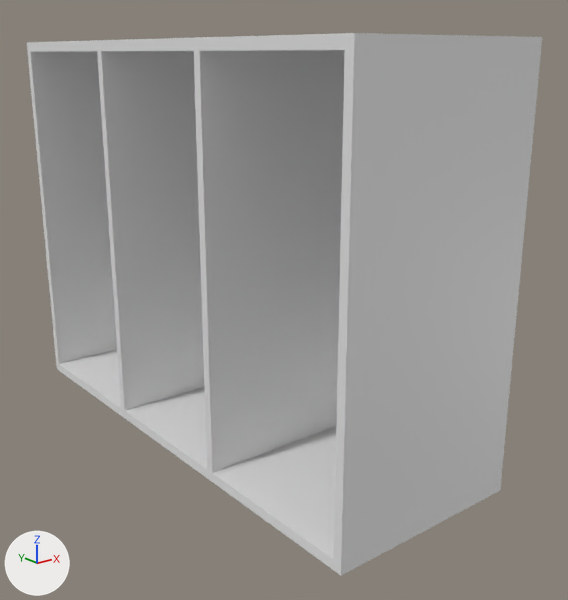
The OBJ model models/shelves/shelves.obj as it was, and as the next commit left it.
Rendered twice from a 50 mm camera at (-0.693, -0.975, 0.279) aimed at (0.036, -0.064, -0.085). Lighting does not change. The marker at lower left points along +X, +Y and +Z. Where no turn or scale is listed for an object, it has been applied to the vertices.

Before the edit, the objects in view are built like this:
```python
me_roomfurniture_03_002_cube_017 = bpy.data.meshes.new('RoomFurniture_03.002_Cube.017')
me_roomfurniture_03_002_cube_017.from_pydata(...)  # 56 vertices, 108 faces; spans x -0.152..0.149, y -0.405..0.404, z -0.302..0.298
ob_roomfurniture_03_002_cube_017 = bpy.data.objects.new('RoomFurniture_03.002_Cube.017', me_roomfurniture_03_002_cube_017)
ob_roomfurniture_03_002_cube_017.location = (0.0, 0.0, 0.0)
```
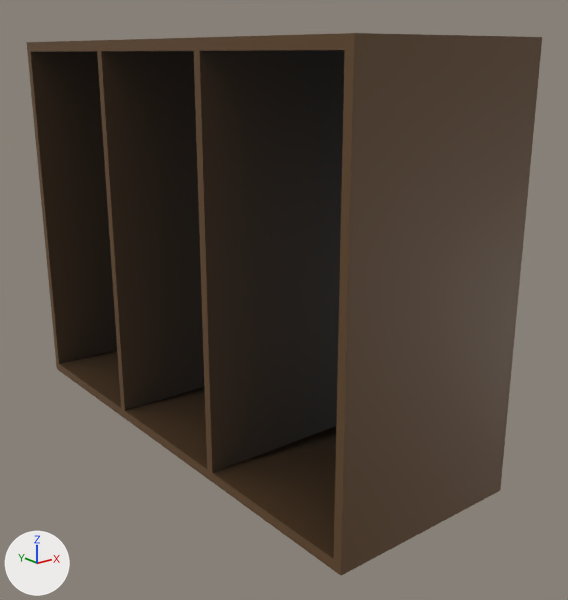
What changed in the scene script:
```text
Add img_shelves_png:
    img_shelves_png = load_image('shelves.png', 'shelves.png', 1024, 1024, 'sRGB')
Add mat_material_002:
    mat_material_002 = principled_material('Material.002')
    mat_material_002.texture = img_shelves_png
    mat_material_002.roughness = 0.526
Change me_roomfurniture_03_002_cube_017:
    where me_roomfurniture_03_002_cube_017.from_pydata(...)  # 56 vertices, 108 faces; spans x -0.152..0.149, y -0.405..0.404, z -0.302..0.298
    add me_roomfurniture_03_002_cube_017.materials.append(mat_material_002)  # picture img_shelves_png
```

What differs and where, as boxes [x1, y1, x2, y2] in the pictures (568 x 600 px):
'RoomFurniture_03.002_Cube.017', recoloured (grey to brown): [27, 33, 542, 575] in both
